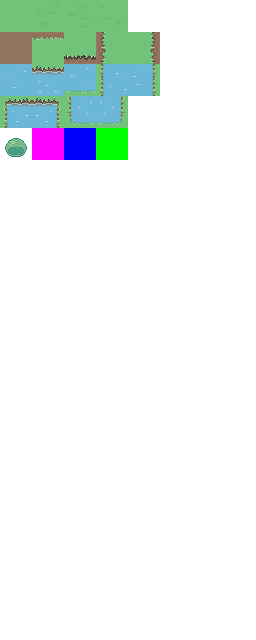
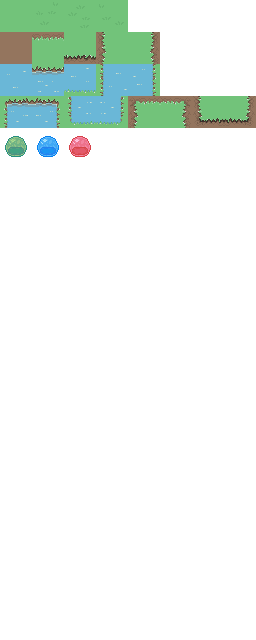
Revision of a layered 256px x 640px image; what changed, layer by layer:
added layer "Pasted Layer #1" above "E" over <box>5,136,27,156</box>
painted on "Layer #1" over <box>5,96,256,157</box>
painted on "Layer" over <box>32,128,128,160</box>
